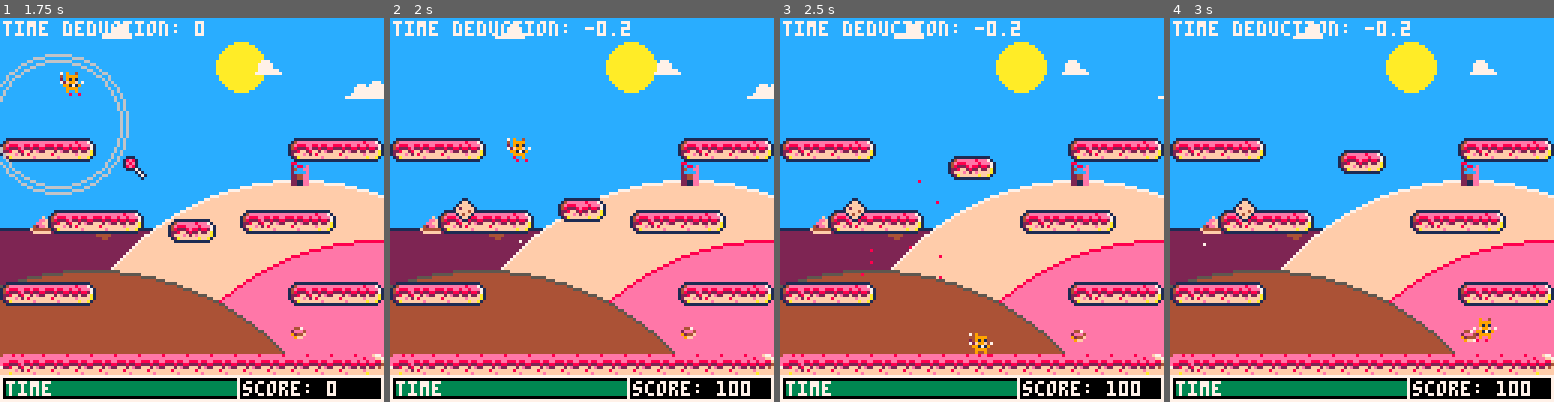
Above: before the commit, frames 1-4 (left to right).
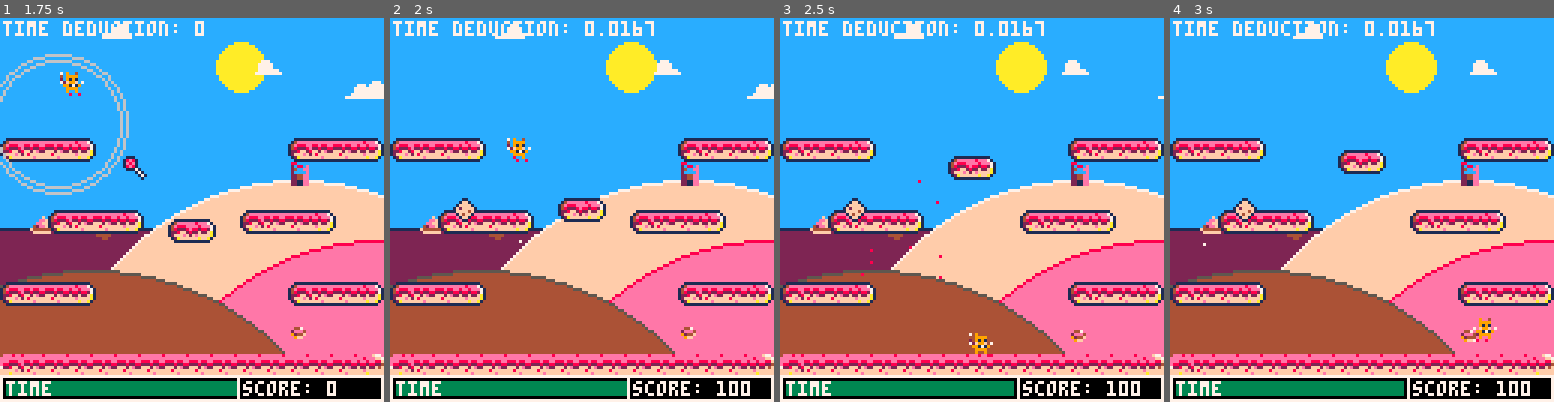
Above: after the commit, the same moments.

Repository: daddynewts/foxcatsquirrel
Game: PICO-8 cartridge foxcatsquirrel.p8
Two runs of this game, one before a commit and one after it. Both use one fixed random seed, a clock stepped at 60 frames per second and the inputs below.
Inputs:
- Up to frame 1 (1.75 s): tap X (X key) at 0.33, 1.07 s; tap O (Z key) at 0.7, 1.7 s; hold Right from 1.6 s (still down)
- Up to frame 2 (2 s): keep holding Right; tap X (X key) at 1.85 s
- Up to frame 3 (2.5 s): release Right at 2.1 s; tap O (Z key) at 2.1 s; hold Right from 2.47 s (still down)
- Up to frame 4 (3 s): keep holding Right; tap O (Z key) at 2.5, 2.9 s; tap X (X key) at 2.97 s

Frame 1 is identical in both runs. In frame 2, 0.3% of the frame differs, in the area x 50-69%, y 0-5%; in frame 3, 0.4%, in the area x 50-69%, y 0-99%; in frame 4, 0.4%.

Commit message:
Time works again

Diff:
--- a/foxcatsquirrel.p8
+++ b/foxcatsquirrel.p8
@@ -162,7 +162,7 @@
  airtime=0
  glidetime=0
  leveltime=1
- timegain=10
+-- timegain=10
  delay=100
  timededuction=0
  platformtime=0
@@ -202,11 +202,7 @@
 -- edit test parameters here
 -- not in the main body!
 -- sfx(-2)
- --music(-1) -- music off
--- timegain=count -- default 12
--- timeleft-=timededuction
--- timededuction=25 -- default 25?
- --0.1*(count/6) -- default 0.1*(count/6)
+--music(-1) -- music off
 end
 
 function test_ui()
@@ -256,7 +252,7 @@
 end
 
 function update_game()
---  test_mode()
+  test_mode()
   update_fx()
   player_update()
   level_gimmicks()
@@ -290,7 +286,10 @@
 end
 
 function timecheck()
+ timegain=count -- default 12
  timeleft-=timededuction
+ timededuction=0.1*(count/6) -- default 0.1*(count/6)
+
  if timeleft >=78 then
   timeleft=78
  end
@@ -985,8 +984,7 @@
 function add_foodpoints()
  points+=100+10*flr(glidetime)
  -- points+=flr(10000/timeleft)
- timeleft+=timegain	--default 25?
- timededuction+=(count-2/10)
+ timeleft+=timegain
  count+=addfood
  del(foods,food)
  sfx(rnd(eat_sfx),1)
@@ -1658,7 +1656,7 @@
  for i=1,1 do
   skull={
     x=cam_x+52,
-    y=flr(64)-player.y,
+    y=-10-player.y,
    }
   add(skulls,skull)
   sfx(skull_sfx)
